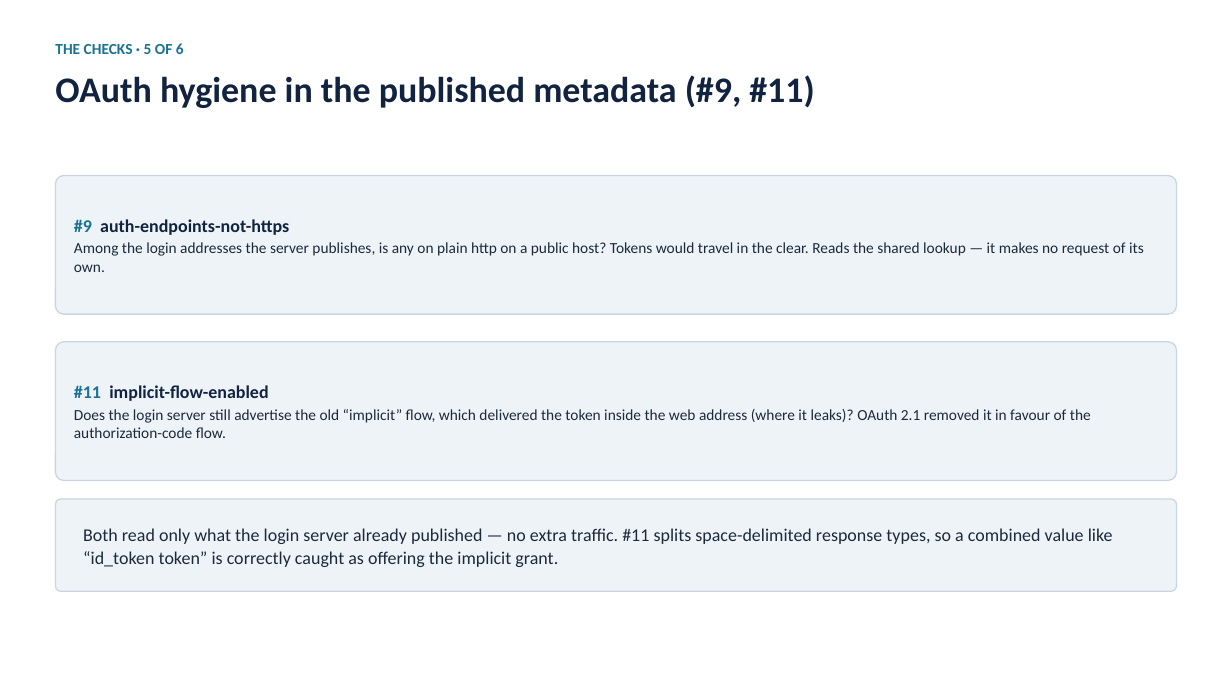
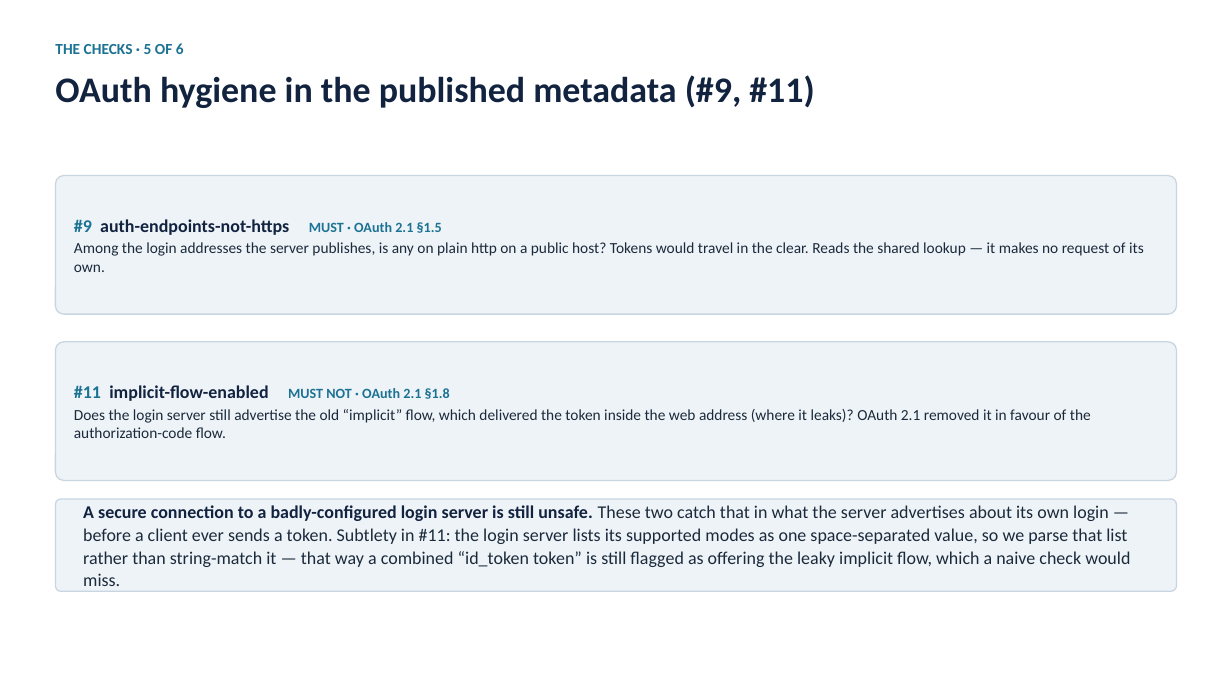
Before and after one commit to yamitkfir/YamAmit-MCP-auth, a slide deck: slide 15 of MCP-auth-slides.pptx. Drawn at 1232x693 pixels with LibreOffice and Linux fonts; fonts in the diff are those of the drawing. Boxes give left, top, right and bottom in pixels: in the first picture for what was removed or moved away, otherwise in the second. Text is boxed around its words. In the diff, an @@ line names an element or a change of style, - is before the commit and + after.

```diff
--- a/MCP-auth-slides.pptx
+++ b/MCP-auth-slides.pptx
@@ text at <box>74,219,442,235</box>: text changed @@
-#9 auth-endpoints-not-https
+#9 auth-endpoints-not-https MUST · OAuth 2.1 §1.5
@@ text at <box>74,385,450,401</box>: text changed; text colour #12233F to #1C7293 @@
-#11 implicit-flow-enabled
+#11 implicit-flow-enabled MUST NOT · OAuth 2.1 §1.8
@@ text at <box>83,505,1130,586</box>: text changed @@
-Both read only what the login server already published — no extra traffic. #11 splits space-delimited response types, so a combined value like “id_token token” is correctly caught as offering the implicit grant.
+A secure connection to a badly-configured login server is still unsafe. These two catch that in what the server advertises about its own login — before a client ever sends a token. Subtlety in #11: the login server lists its supported modes as one space-separated value, so we parse that list rather than string-match it — that way a combined “id_token token” is still flagged as offering the leaky implicit flow, which a naive check would miss.
```
Also in this commit, not shown: 23 other slides changed, 1 slide added, 1 slide removed.
